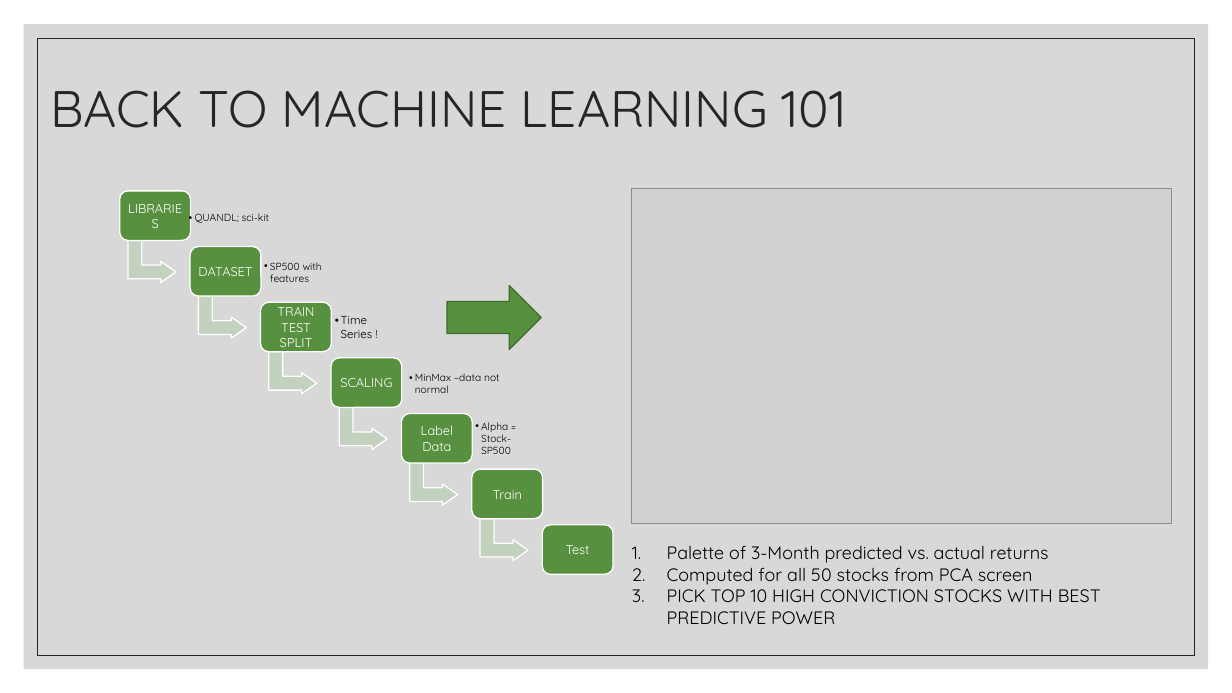
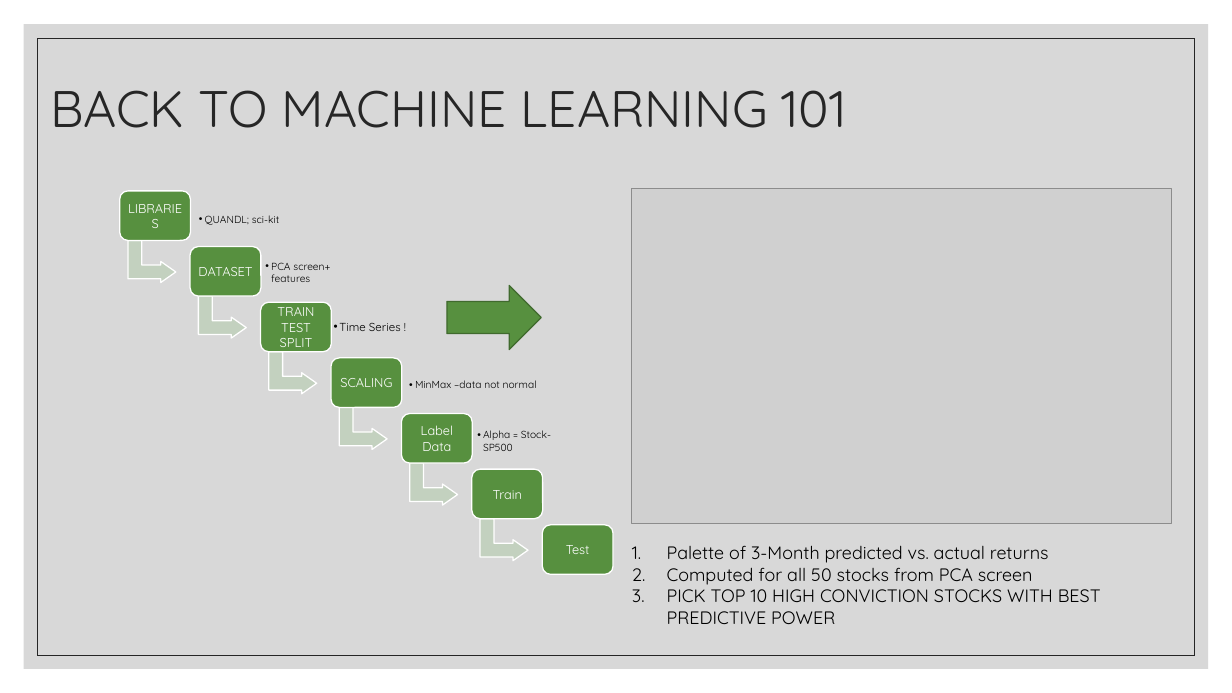
Before and after one commit to Sinthushan-bootcamp/SP500Analysis, a slide deck: slide 11 of ALGORITHMIC POST-COVD TRADING STRATEGY.pptx. Drawn at 1232x693 pixels with LibreOffice and Linux fonts; fonts in the diff are those of the drawing; grey boxes stand for pictures. Boxes give left, top, right and bottom in pixels: in the first picture for what was removed or moved away, otherwise in the second. Text is boxed around its words. In the diff, an @@ line names an element or a change of style, - is before the commit and + after.

```diff
--- a/ALGORITHMIC POST-COVD TRADING STRATEGY.pptx
+++ b/ALGORITHMIC POST-COVD TRADING STRATEGY.pptx
@@ text "QUANDL; sci-kit": place and size @@
-text "QUANDL; sci-kit" at [195,213,270,223]
+text "QUANDL; sci-kit" at [205,215,280,225]
@@ text at [271,262,330,282]: text changed @@
-  • SP500 with features
+  • PCA screen+ features
@@ text "Time Series !" rewrapped from [341,316,373,338] to [339,323,401,331] @@
@@ text "MinMax –data not normal" rewrapped from [415,373,500,393] to [415,380,537,388] @@
@@ text "Alpha = Stock-SP500" rewrapped from [481,422,511,454] to [483,430,551,451] @@
```
Also in this commit, not shown: 4 other slides changed.
